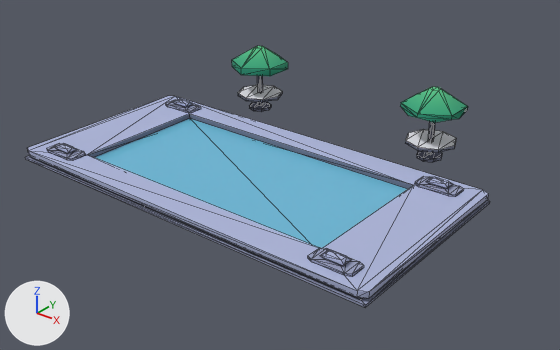
One commit to the glTF model public/assets/models/composed/swimming-pool.glb: the scene before it, then after it.
Both versions are drawn from a 50 mm camera at (4.35, -5.4, 3.22) aimed at (0.15, -0.14, -0.04). The lights are fixed; the arrows at lower left show +X, +Y and +Z. The first picture is the older version. Mesh edges are drawn as thin lines. Where no turn or scale is listed for an object, it has been applied to the vertices.

The first picture shows '(%ignore)', 'detail-parasol-a', 'detail-parasol-b', 'fountain-square'.
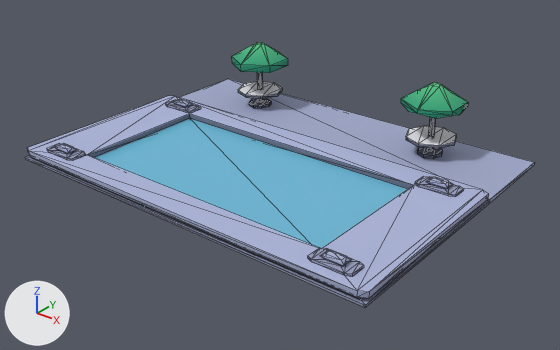
What differs and where, as boxes (x1, y1, x2, y2) in the pictures (560 x 350 px):
'road', added (blue)
    after: (180, 79, 535, 203)
'detail-parasol-b', moved
    before: (400, 87, 468, 162)
    after: (401, 83, 468, 159)
'detail-parasol-a', surface changed, recoloured, moved
    before: (232, 46, 288, 112)
    after: (232, 43, 288, 108)

The change, as a list of edits to the scene's bpy script:
```text
Change mat_colormap_001:
    where n2 = _N.new('ShaderNodeTexImage'); n2.name = 'Image Texture'
    n2.image: img_models_colormap_001 -> img_models_colormap
Change me_detail_parasol_a:
    where me_detail_parasol_a.from_pydata(...)  # 58 vertices, 96 faces; spans x -0.277..0.277, y -0.32..0.32, z 0.0..0.72
    remove me_detail_parasol_a.materials.append(mat_colormap_001)
    add me_detail_parasol_a.materials.append(mat_colormap_002)
Add me_road:
    me_road.from_pydata(...)  # a box spanning x -2.0..2.0, y -0.5..0.5, z 0.0..0.04
    me_road.materials.append(mat_colormap_001)
Change ob_detail_parasol_a:
    ob_detail_parasol_a.location: (-1.1, 1.05, 0.0) -> (-1.1, 1.05, 0.04)
Change ob_detail_parasol_b:
    ob_detail_parasol_b.location: (1.1, 1.05, 0.0) -> (1.1, 1.05, 0.04)
Add ob_road:
    ob_road = bpy.data.objects.new('road', me_road)
    ob_road.location = (0.0, 1.0, 0.0)
```
